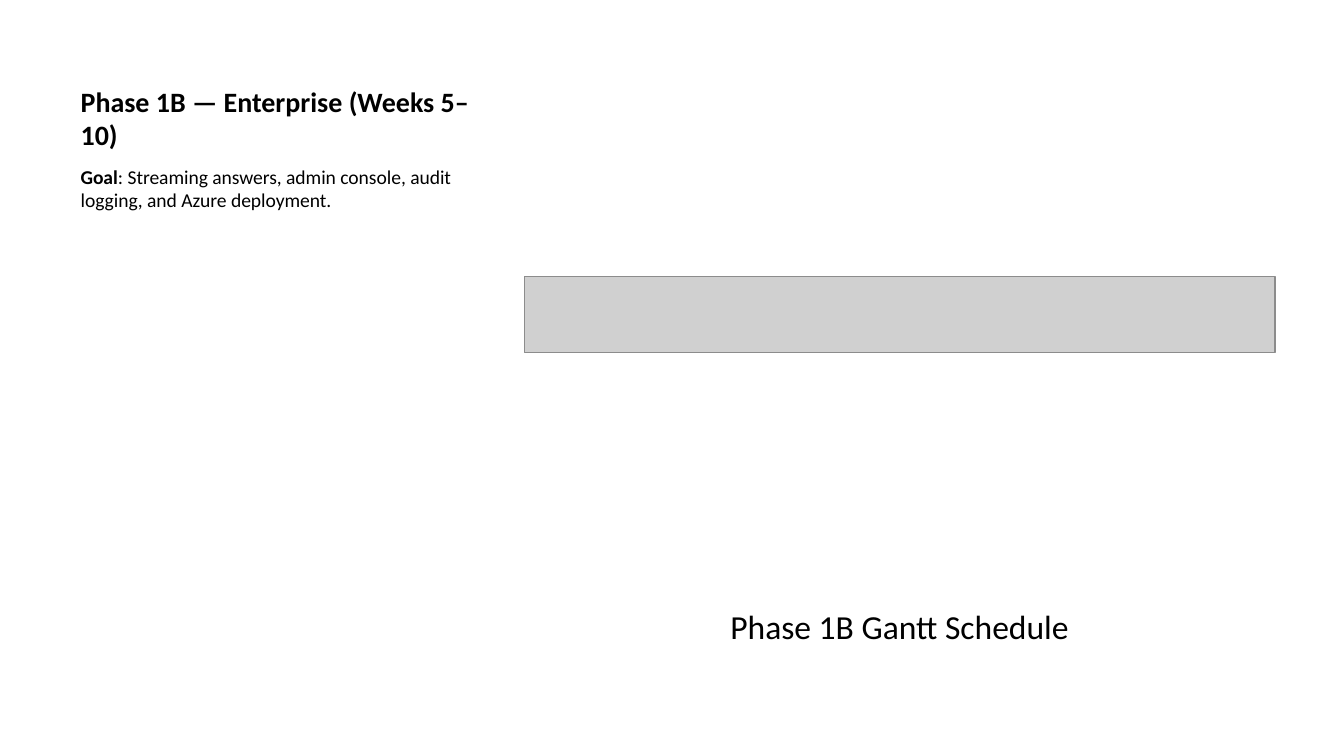
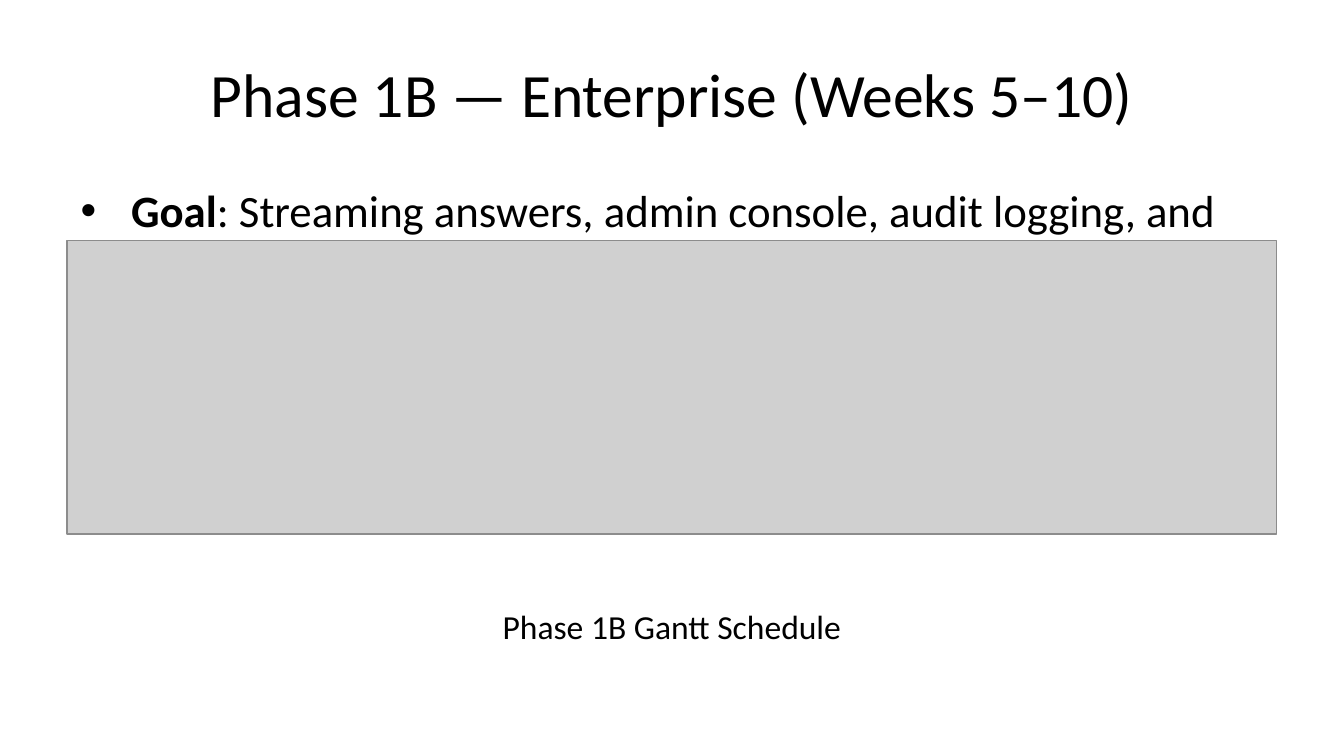
Before and after one commit to igor-kan/quarto-writing, a slide deck: slide 15 of posts/aurora_internal_ai_assistant_proposal_slides.pptx. Drawn at 1344x756 pixels with LibreOffice and Linux fonts; fonts in the diff are those of the drawing; grey boxes stand for pictures. Boxes give left, top, right and bottom in pixels: in the first picture for what was removed or moved away, otherwise in the second. Text is boxed around its words. In the diff, an @@ line names an element or a change of style, - is before the commit and + after.

Commit message:
feat: restore original slide deck styling and update pricing

```diff
--- a/posts/aurora_internal_ai_assistant_proposal_slides.pptx
+++ b/posts/aurora_internal_ai_assistant_proposal_slides.pptx
@@ title "Phase 1B — Enterprise (Weeks ..." at [211,72,1132,127]: size 15 to 33 pt, bold off; alignment left to centre; vertical alignment bottom to middle @@
@@ text "Goal: Streaming answers, admin console, ...": place and size @@
-text "Goal: Streaming answers, admin console, ..." at [81,170,451,211]
+text "Goal: Streaming answers, admin console, ..." at [131,195,1214,294]
@@ text "Goal: Streaming answers, admin console, ..." at [131,195,1214,294]: size 10.5 to 24 pt; bullet none to •; more space between paragraphs @@
@@ picture added at [67,241,1277,534] @@
@@ picture removed at [524,277,1274,353] @@
@@ text "Phase 1B Gantt Schedule": place and size @@
-text "Phase 1B Gantt Schedule" at [730,615,1069,640]
+text "Phase 1B Gantt Schedule" at [503,615,841,640]
```
Also in this commit, not shown: 20 other slides changed.
